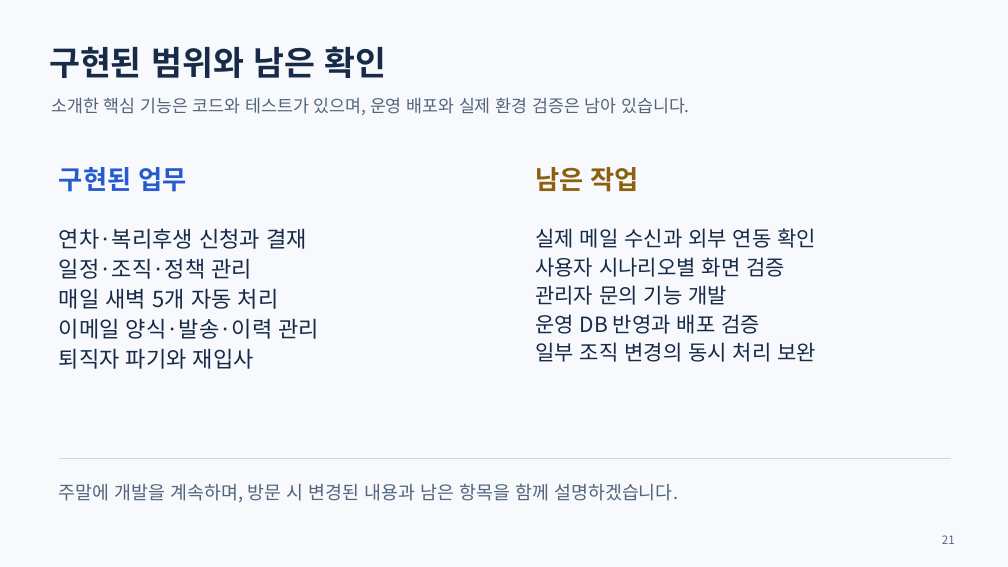
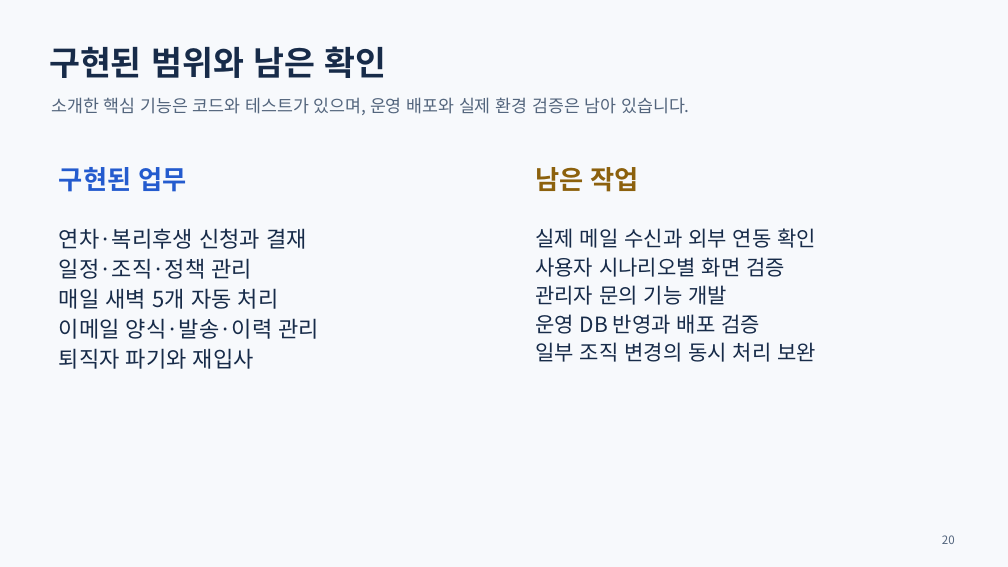
Before and after one commit to yejun9052/mlsoft-first-project, a slide deck: slide 20 of docs/발표자료/연차ON-프로젝트-소개-2026-09-11.pptx (slide 21 before the commit). Drawn at 1008x567 pixels with LibreOffice and Linux fonts; fonts in the diff are those of the drawing. Boxes give left, top, right and bottom in pixels: in the first picture for what was removed or moved away, otherwise in the second. Text is boxed around its words. In the diff, an @@ line names an element or a change of style, - is before the commit and + after.

```diff
--- a/docs/발표자료/연차ON-프로젝트-소개-2026-09-11.pptx
+++ b/docs/발표자료/연차ON-프로젝트-소개-2026-09-11.pptx
@@ line removed from (59, 458) to (951, 458) @@
@@ text removed at [59,483,678,502] @@
-주말에 개발을 계속하며, 방문 시 변경된 내용과 남은 항목을 함께 설명하겠습니다.
@@ text at [942,535,955,544]: text changed @@
-21
+20
```
Also in this commit, not shown: 20 other slides changed, 1 slide removed, 2 other files.
